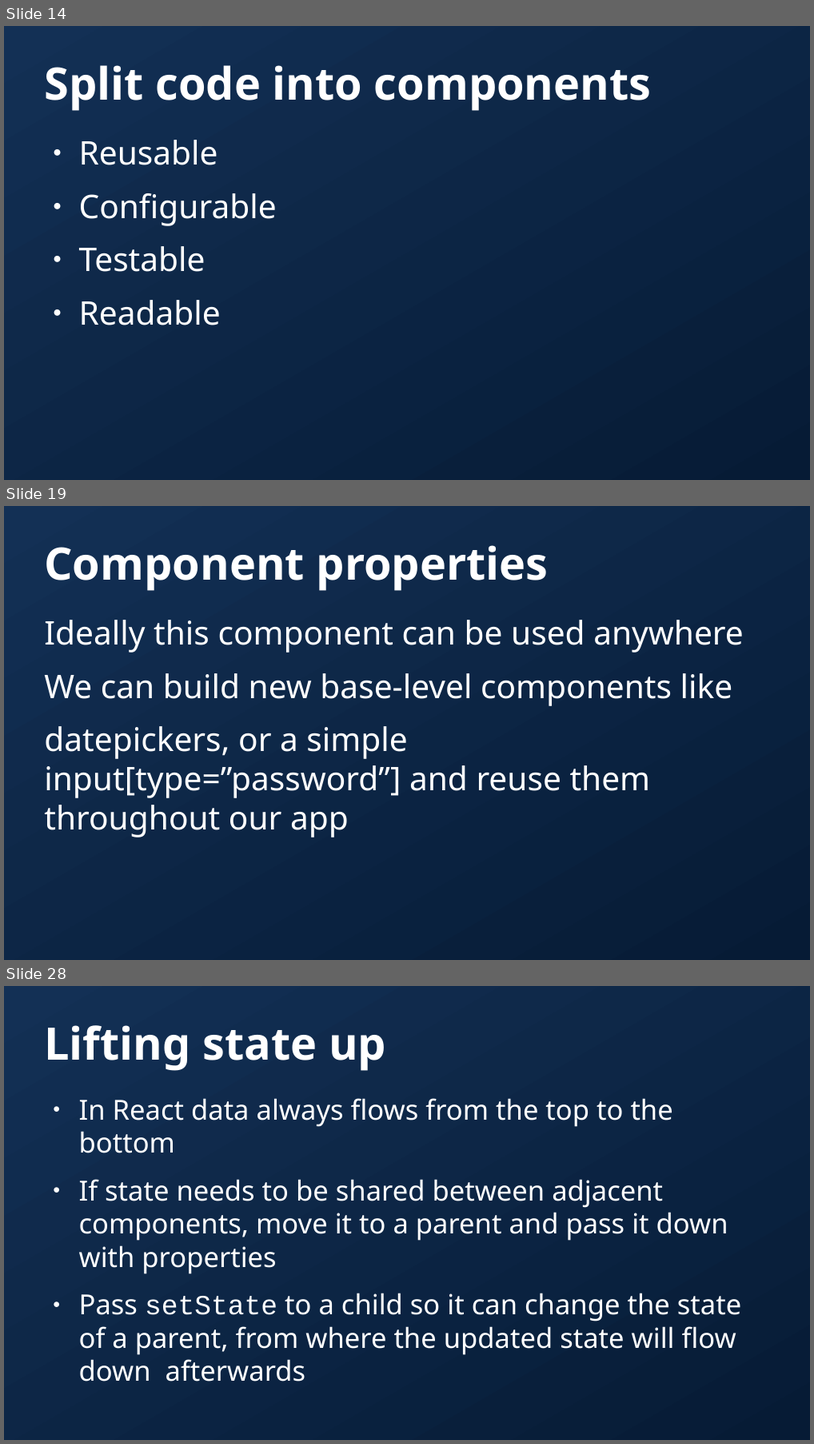
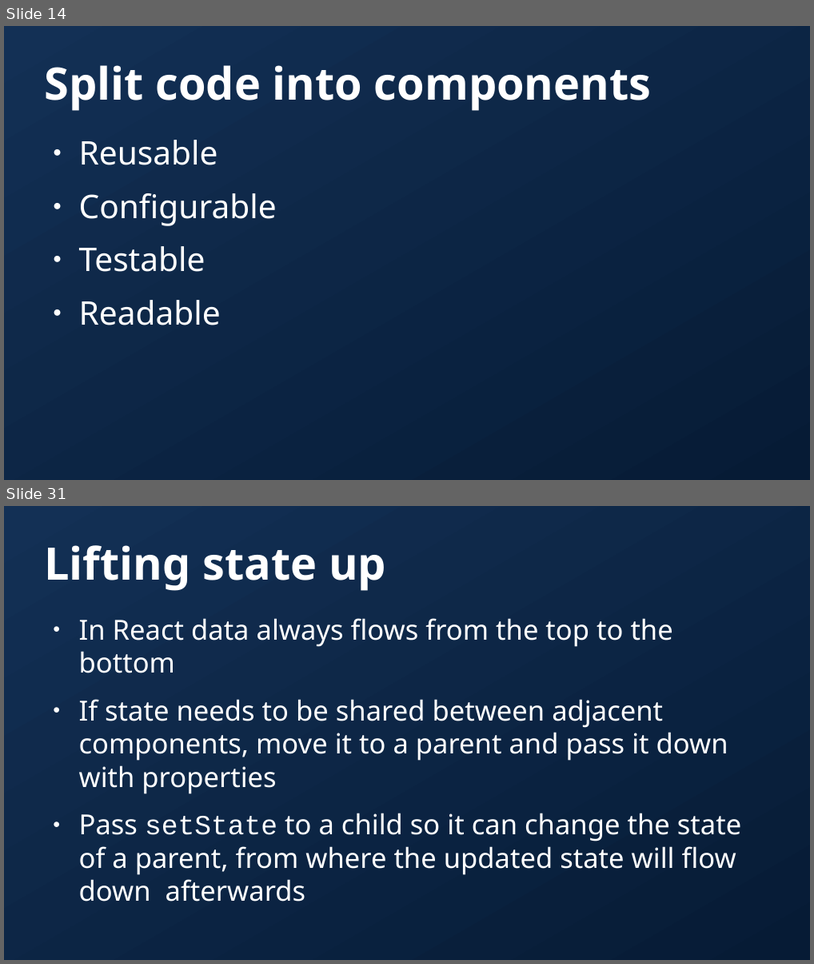
Before and after one commit to dytrws/dytrws, a slide deck: public/presentation.odp. Shown one above the other, each under a label of ours: slides 14, 19 and 28 before the commit, slides 14 and 31 after it; the slides between them are not shown. The pictures are 814x1444 and 814x964 pixels, drawn with LibreOffice and Linux fonts; fonts in the diff are those of the drawing; background and template pictures are left out. Boxes give left, top, right and bottom in pixels: in the first picture for what was removed or moved away, otherwise in the second. Text is boxed around its words. In the diff, an @@ line names an element or a change of style, - is before the commit and + after.

```diff
--- a/public/presentation.odp
+++ b/public/presentation.odp
@@ slide 19 removed at bbox=[4, 506, 810, 960], background gradient #133055 to #061B35 @@
@@ title removed at bbox=[44, 545, 549, 591] @@
-Component properties
@@ text removed at bbox=[44, 620, 744, 837] @@
-Ideally this component can be used anywhere
-We can build new base-level components like
-datepickers, or a simple input[type=”password”] and reuse them throughout our app
@@ what was slide 28 is now slide 31 @@
```
Also in this commit, not shown: 19 slides changed, 16 slides added, 8 other slides removed, 49 other files.
